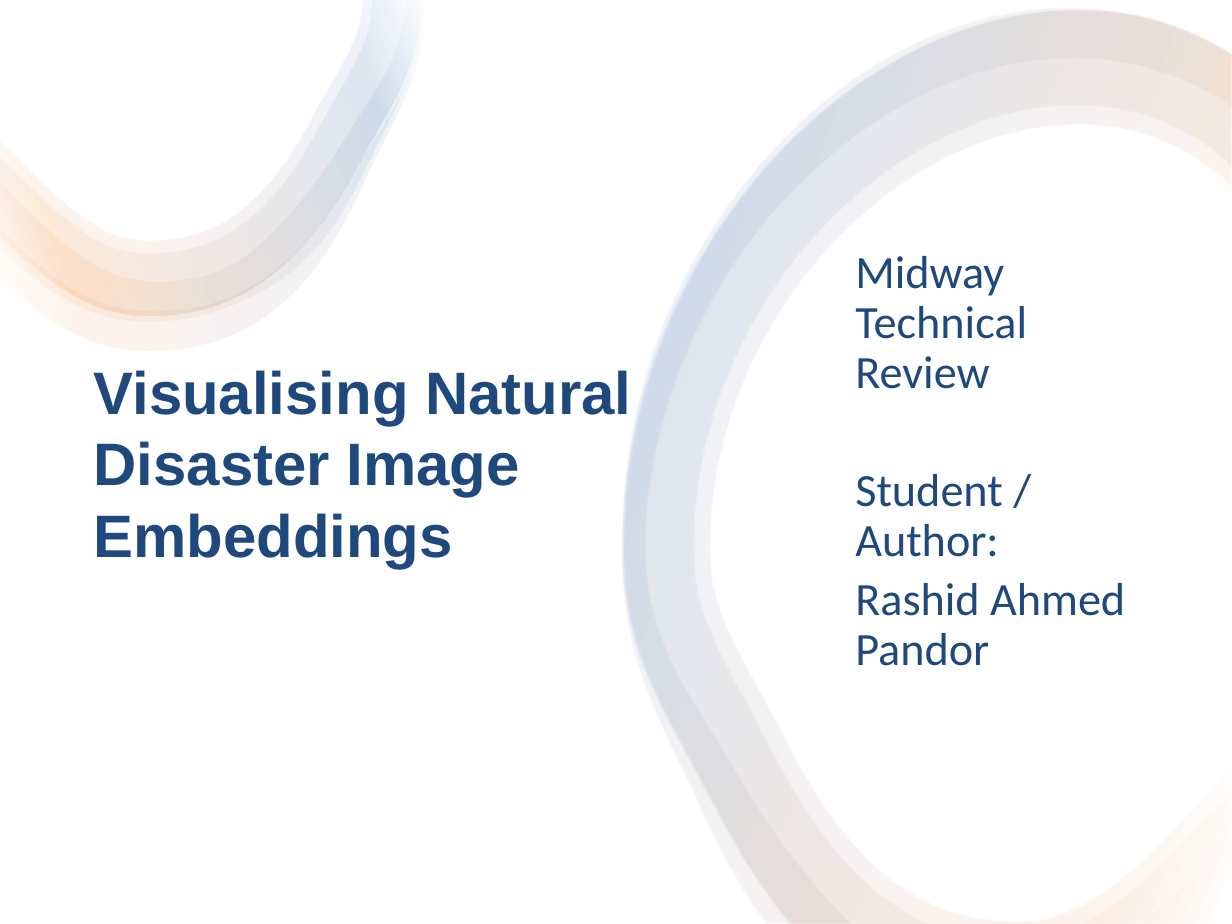
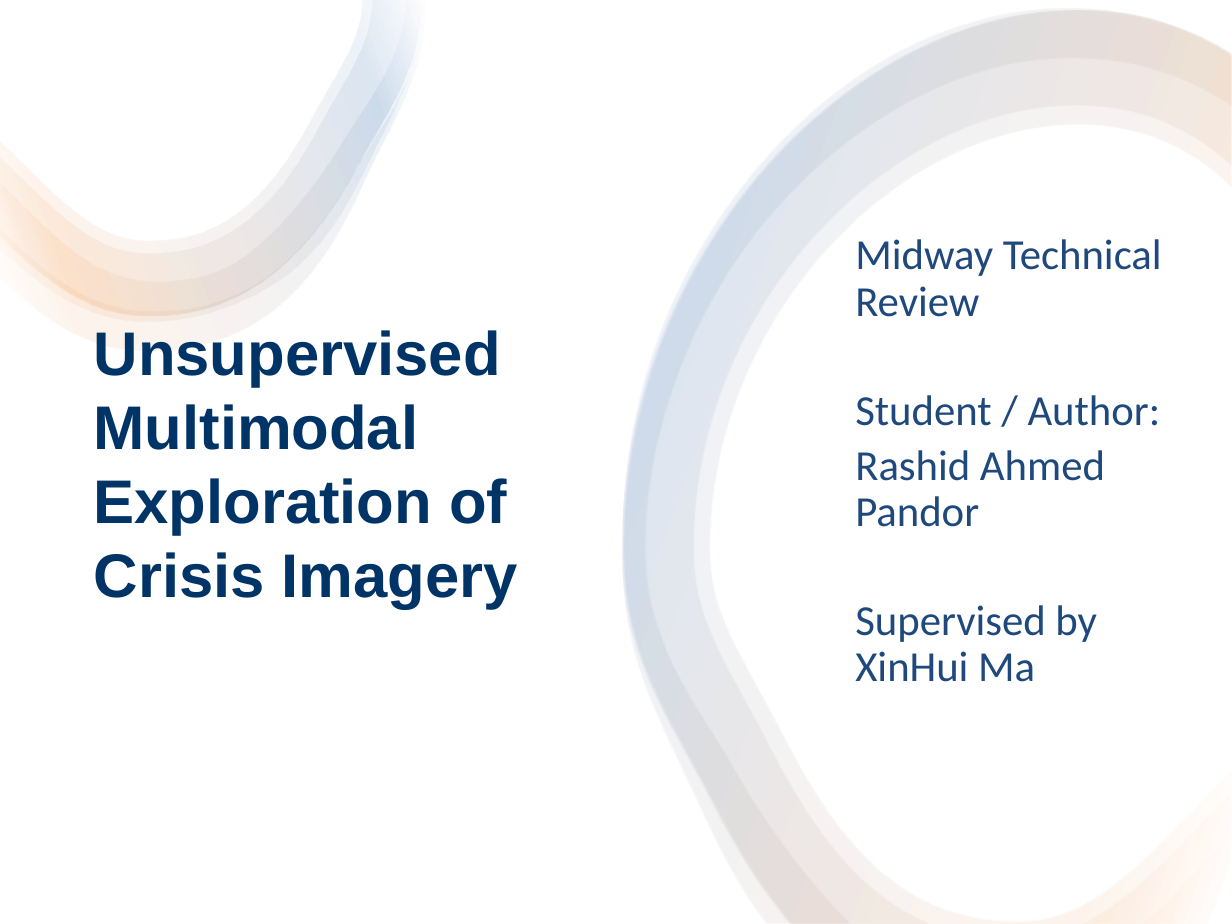
Before and after one commit to 730Rashid/Final_Stage_Project_Rashid_LBS-25-986, a slide deck: slide 1 of Docs/Midway Review/Midway_Review_Rashid.pptx. Drawn at 1232x924 pixels with LibreOffice and Linux fonts; fonts in the diff are those of the drawing. Boxes give left, top, right and bottom in pixels: in the first picture for what was removed or moved away, otherwise in the second. Text is boxed around its words. In the diff, an @@ line names an element or a change of style, - is before the commit and + after.

Commit message:
Improved my presentation for upcoming Midway review meeting

```diff
--- a/Docs/Midway Review/Midway_Review_Rashid.pptx
+++ b/Docs/Midway Review/Midway_Review_Rashid.pptx
@@ subtitle at bbox=[855, 239, 1162, 527]: size 27 to 25 pt in "Midway Technical Review", "Student / Author:", "Rashid Ahmed Pandor" @@
@@ title at bbox=[94, 330, 518, 609]: text changed; size 35 to 36 pt; text colour #1F497D to #003366 @@
-Visualising Natural Disaster Image Embeddings
+Unsupervised Multimodal Exploration of Crisis Imagery
@@ subtitle at bbox=[855, 605, 1097, 682]: paragraph added @@
+Supervised by XinHui Ma
```
Also in this commit, not shown: 2 other slides changed, 1 slide added, 1 other file.
